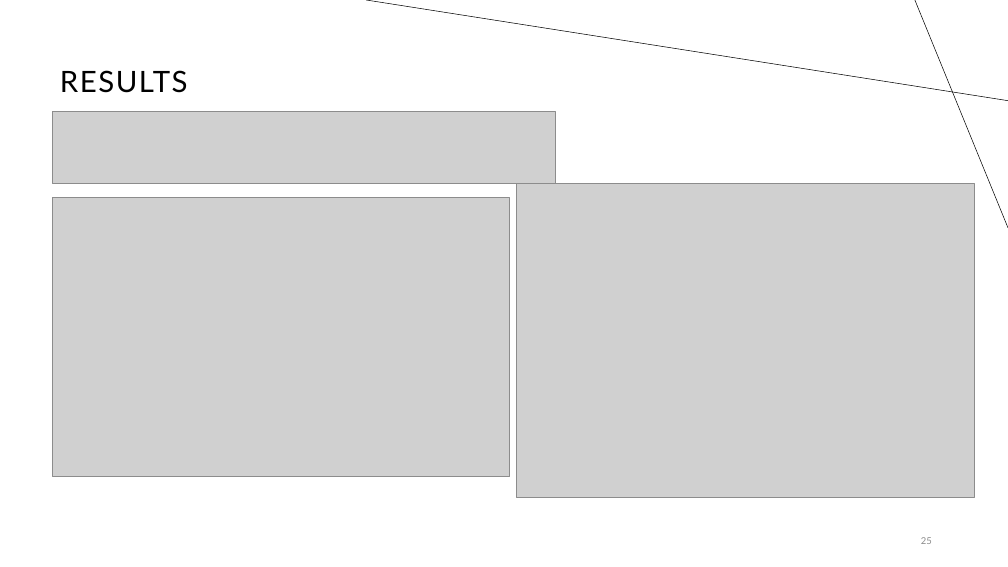
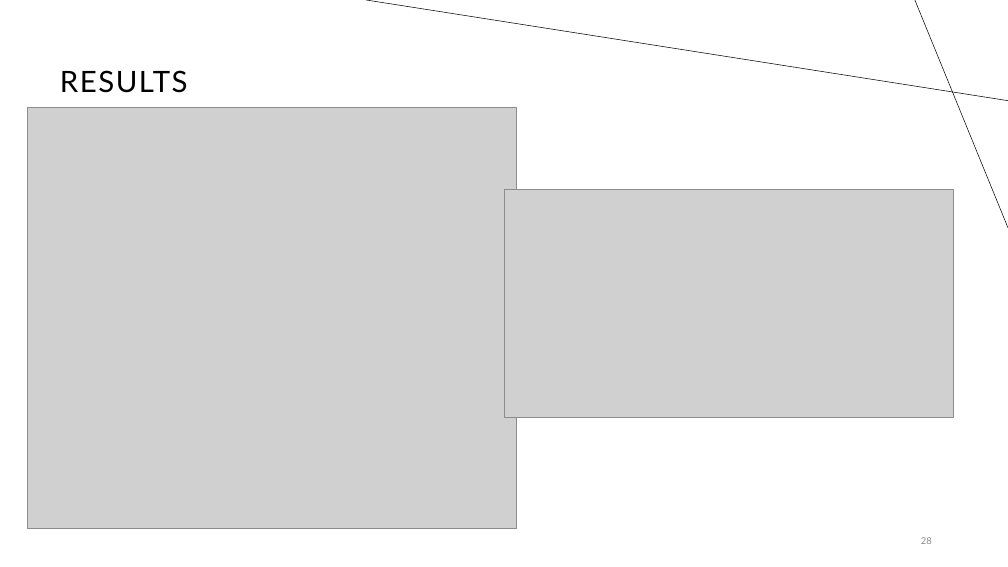
Before and after one commit to mayanaor1/Final-Project, a slide deck: slide 28 of Final project (1).pptx (slide 25 before the commit). Drawn at 1008x567 pixels with LibreOffice and Linux fonts; fonts in the diff are those of the drawing; grey boxes stand for pictures. Boxes give left, top, right and bottom in pixels: in the first picture for what was removed or moved away, otherwise in the second. Text is boxed around its words. In the diff, an @@ line names an element or a change of style, - is before the commit and + after.

```diff
--- a/Final project (1).pptx
+++ b/Final project (1).pptx
@@ picture: place and size @@
-picture at (52, 198, 510, 477)
+picture at (27, 108, 517, 529)
@@ picture removed at (52, 111, 555, 184) @@
@@ picture: place and size @@
-picture at (517, 184, 975, 498)
+picture at (504, 190, 954, 418)
```
Also in this commit, not shown: 6 other slides changed, 4 slides added, 1 slide removed.
